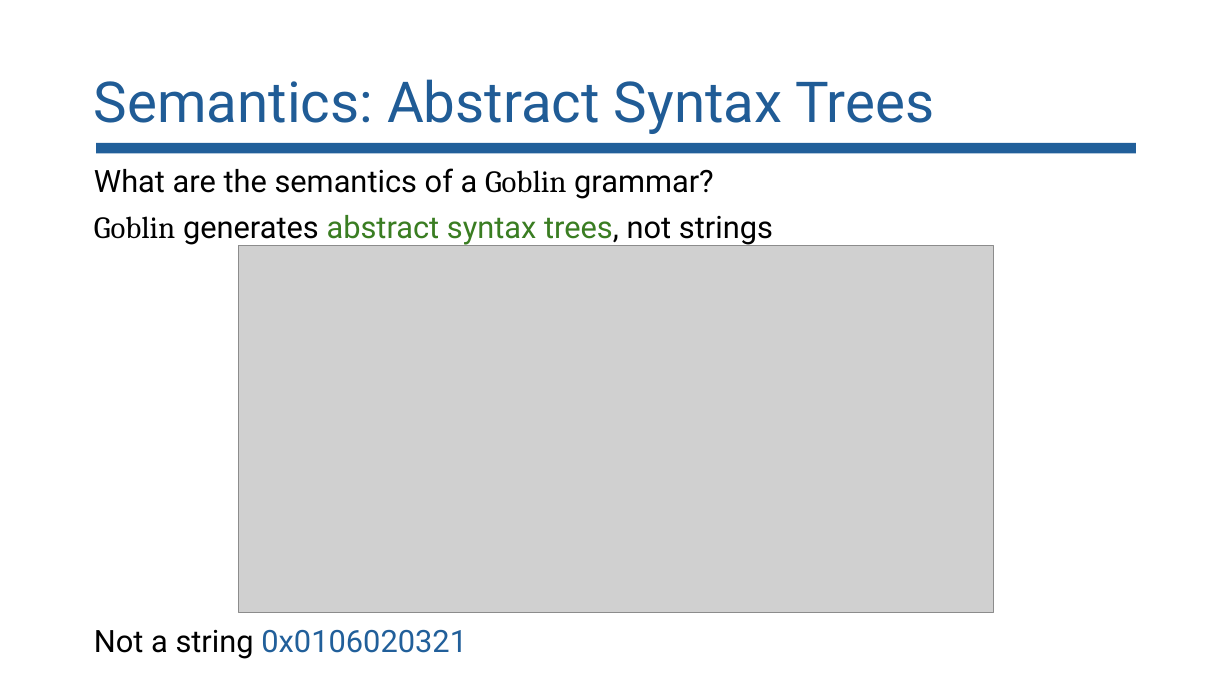
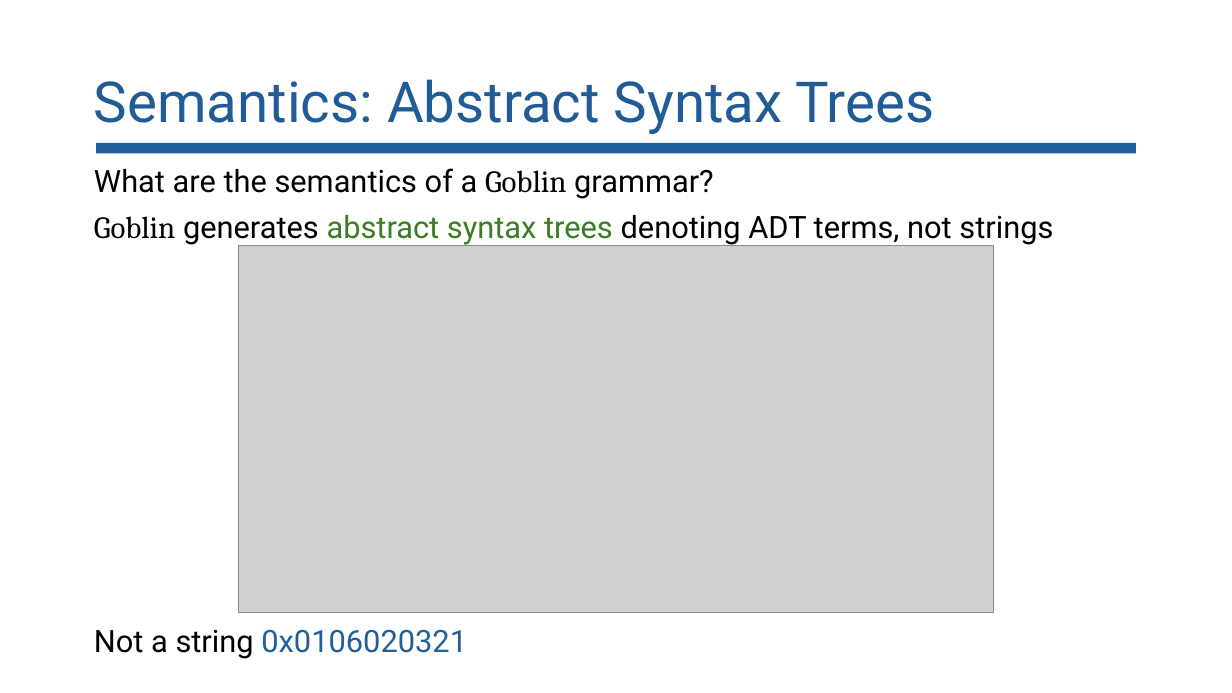
Before and after one commit to lorchrob/goblin_slides, a slide deck: slide 28 of goblin_slides.pptx (slide 27 before the commit). Drawn at 1232x693 pixels with LibreOffice and Linux fonts; fonts in the diff are those of the drawing; grey boxes stand for pictures. Boxes give left, top, right and bottom in pixels: in the first picture for what was removed or moved away, otherwise in the second. Text is boxed around its words. In the diff, an @@ line names an element or a change of style, - is before the commit and + after.

```diff
--- a/goblin_slides.pptx
+++ b/goblin_slides.pptx
@@ text at box(94, 215, 1053, 246): text changed @@
-Goblin generates abstract syntax trees, not strings
+Goblin generates abstract syntax trees denoting ADT terms, not strings
```
Also in this commit, not shown: 25 other slides changed, 1 slide added.
